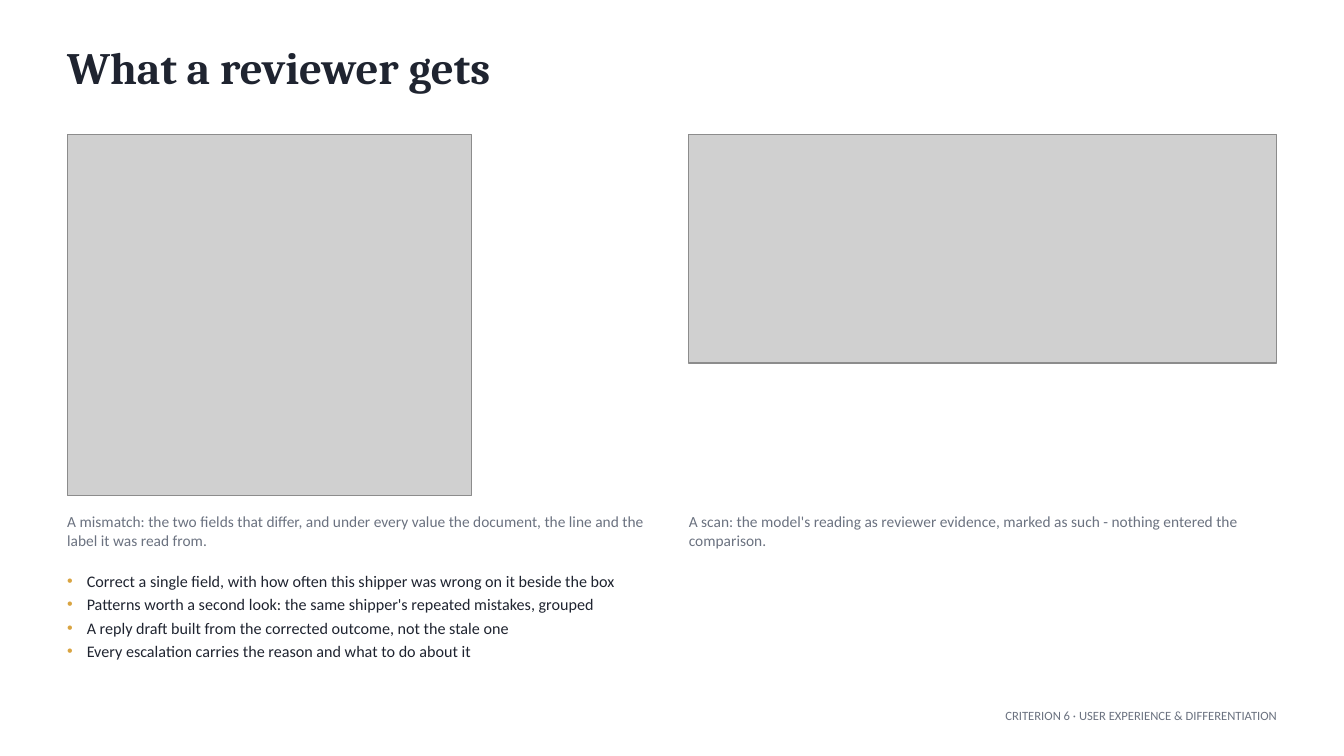
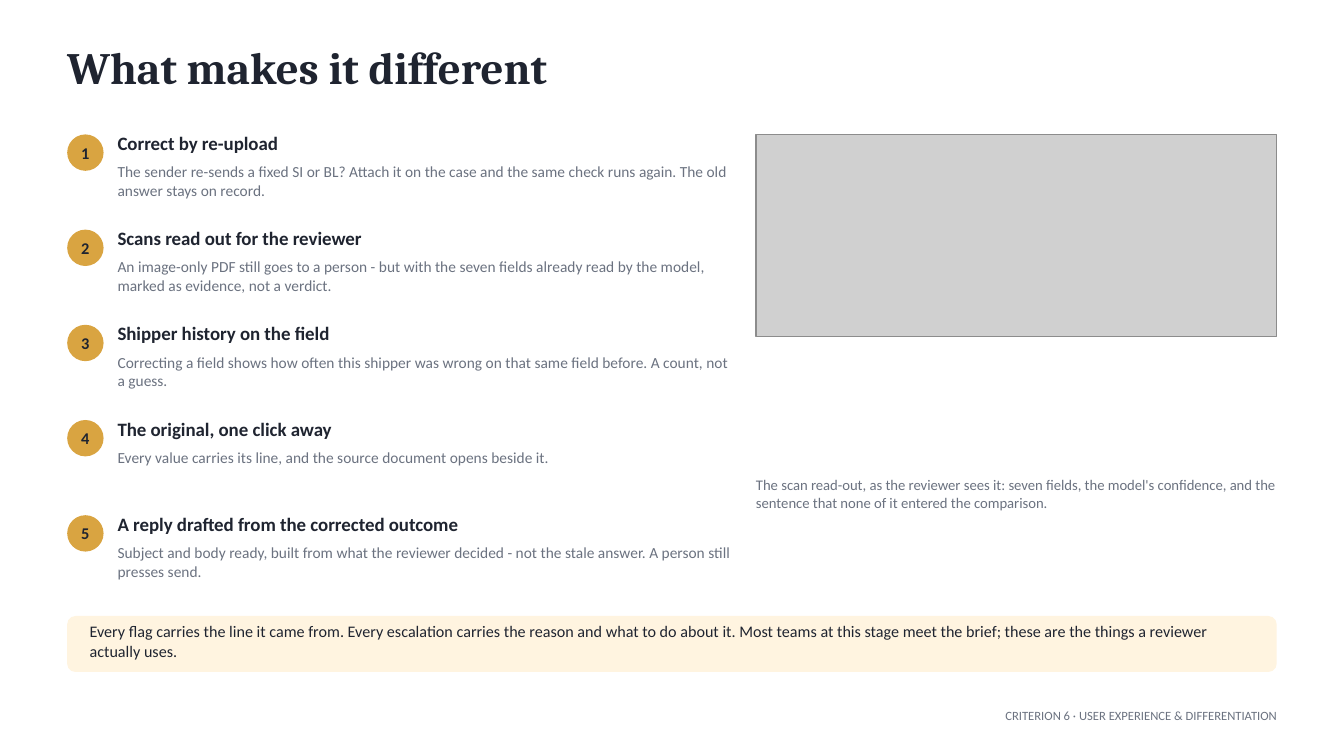
Before and after one commit to TCF1209/duocode-sentinel, a slide deck: slide 8 of docs/Sentinel-final-pitch.pptx. Drawn at 1344x756 pixels with LibreOffice and Linux fonts; fonts in the diff are those of the drawing; grey boxes stand for pictures. Boxes give left, top, right and bottom in pixels: in the first picture for what was removed or moved away, otherwise in the second. Text is boxed around its words. In the diff, an @@ line names an element or a change of style, - is before the commit and + after.

```diff
--- a/docs/Sentinel-final-pitch.pptx
+++ b/docs/Sentinel-final-pitch.pptx
@@ text at [67, 52, 547, 85]: text changed @@
-What a reviewer gets
+What makes it different
@@ picture removed at [68, 134, 472, 495] @@
@@ ellipse added at [68, 134, 104, 170], fill #D9A441, 11.7 pt, text #1F2430, bold @@
+1
@@ text added at [118, 136, 278, 153], 13.5 pt, text #1F2430, bold @@
+Correct by re-upload
@@ picture: place and size @@
-picture at [689, 134, 1276, 363]
+picture at [756, 134, 1277, 337]
@@ text added at [118, 166, 727, 199], 11 pt, text #6B7280 @@
+The sender re-sends a fixed SI or BL? Attach it on the case and the same check runs again. The old answer stays on record.
@@ ellipse added at [68, 230, 104, 266], fill #D9A441, 11.7 pt, text #1F2430, bold @@
+2
@@ text added at [118, 231, 362, 245], 13.5 pt, text #1F2430, bold @@
+Scans read out for the reviewer
@@ text added at [118, 261, 705, 293], 11 pt, text #6B7280 @@
+An image-only PDF still goes to a person - but with the seven fields already read by the model, marked as evidence, not a verdict.
@@ ellipse added at [68, 325, 104, 361], fill #D9A441, 11.7 pt, text #1F2430, bold @@
+3
@@ text added at [118, 326, 330, 343], 13.5 pt, text #1F2430, bold @@
+Shipper history on the field
@@ text added at [118, 357, 727, 389], 11 pt, text #6B7280 @@
+Correcting a field shows how often this shipper was wrong on that same field before. A count, not a guess.
@@ ellipse added at [68, 420, 104, 457], fill #D9A441, 11.7 pt, text #1F2430, bold @@
+4
@@ text added at [118, 422, 332, 440], 13.5 pt, text #1F2430, bold @@
+The original, one click away
@@ text added at [118, 452, 549, 466], 11 pt, text #6B7280 @@
+Every value carries its line, and the source document opens beside it.
@@ text at [756, 480, 1275, 511]: text changed; size 11 to 10.5 pt @@
-A scan: the model's reading as reviewer evidence, marked as such - nothing entered the comparison.
+The scan read-out, as the reviewer sees it: seven fields, the model's confidence, and the sentence that none of it entered the comparison.
@@ text removed at [67, 516, 643, 546] @@
-A mismatch: the two fields that differ, and under every value the document, the line and the label it was read from.
@@ ellipse added at [68, 515, 104, 552], fill #D9A441, 11.7 pt, text #1F2430, bold @@
+5
@@ text added at [118, 517, 458, 534], 13.5 pt, text #1F2430, bold @@
+A reply drafted from the corrected outcome
@@ text added at [118, 547, 730, 580], 11 pt, text #6B7280 @@
+Subject and body ready, built from what the reviewer decided - not the stale answer. A person still presses send.
@@ rounded rectangle added at [68, 616, 1277, 673], fill #FFF4E0 @@
@@ text at [90, 625, 1207, 660]: text changed @@
-• Correct a single field, with how often this shipper was wrong on it beside the box
-• Patterns worth a second look: the same shipper's repeated mistakes, grouped
-• A reply draft built from the corrected outcome, not the stale one
-• Every escalation carries the reason and what to do about it
+Every flag carries the line it came from. Every escalation carries the reason and what to do about it. Most teams at this stage meet the brief; these are the things a reviewer actually uses.
@@ text "Every flag carries the line ..." at [90, 625, 1207, 660]: vertical alignment top to middle @@
```
Also in this commit, not shown: 2 other slides changed, 2 other files.
